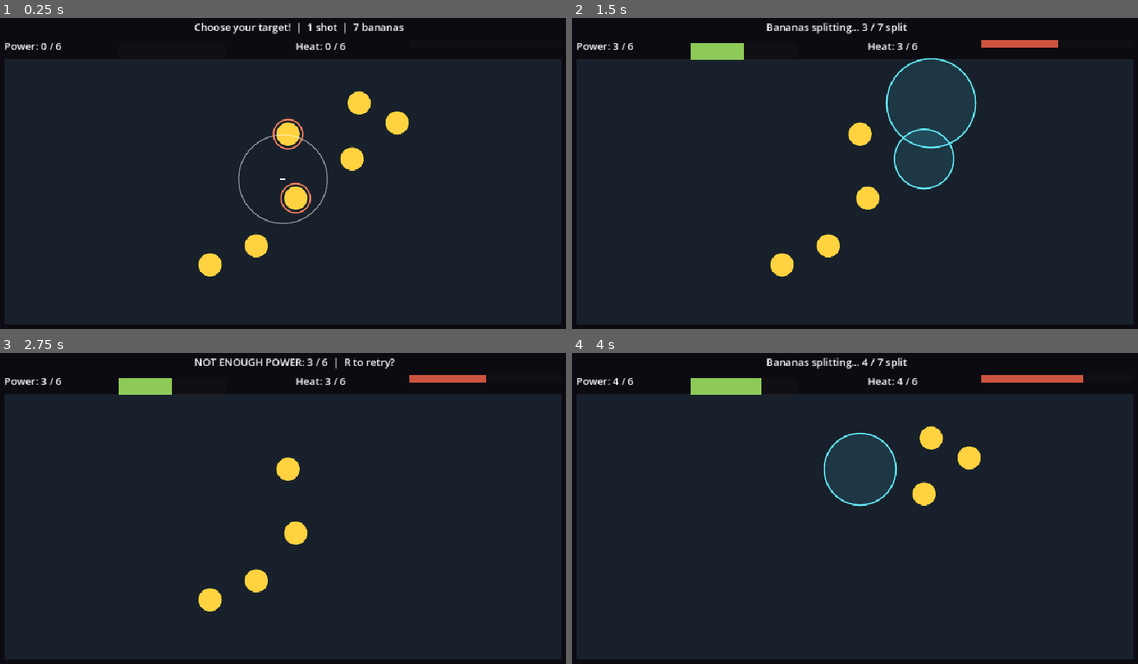
Above: before the commit, frames 1-4 (two rows, left to right).
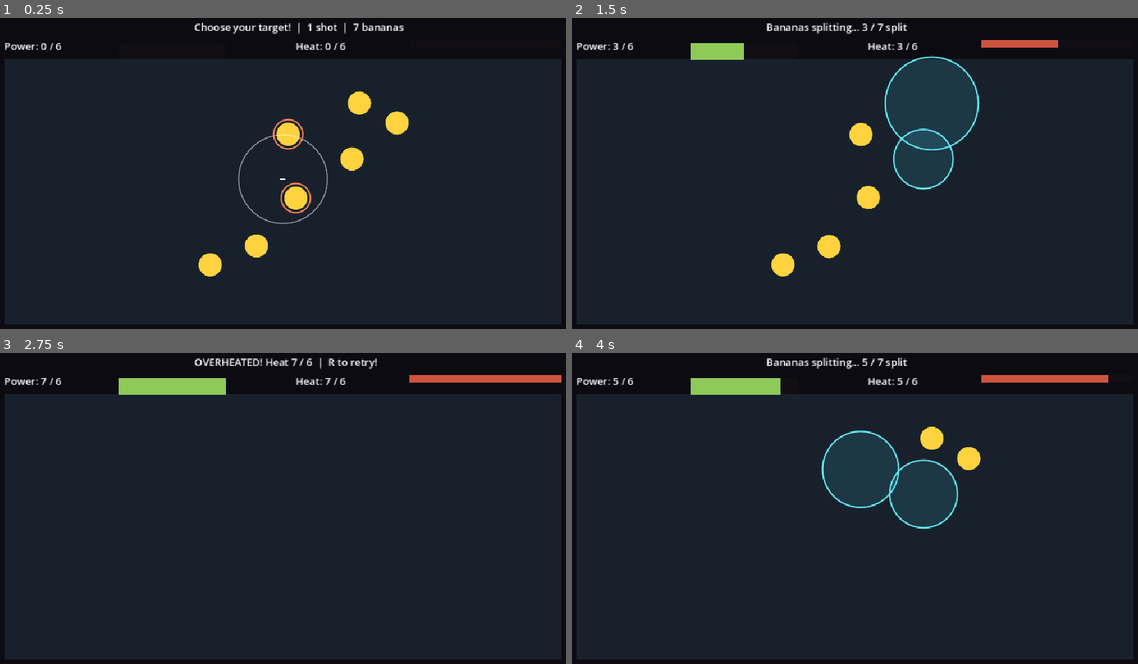
Above: after the commit, the same moments.

Repository: UnderstoodUseYourUsernameHere/banana-fission
Game: Godot game, scene res://scenes/main.tscn
Two runs of this game, one before a commit and one after it. Both use one fixed random seed, a clock stepped at 60 frames per second and the inputs below.
Inputs (mouse positions are in pixels of both pictures, inside the frame that each line leads up to):
- Up to frame 1 (0.25 s): no input
- Up to frame 2 (1.5 s): tap Enter at 0.5 s; move the mouse to (990, 161) at 0.52 s; press the mouse at (990, 161) at 0.53 s; hold Right 0.53-1.28 s; move the mouse to (730, 195) at 1.27 s; release the mouse at (730, 195) at 1.28 s; hold Down from 1.28 s (still down); tap Alt at 1.35 s
- Up to frame 3 (2.75 s): move the mouse to (345, 440) at 2.02 s; release Down at 2.03 s; hold Right from 2.03 s (still down); tap Shift at 2.1 s
- Up to frame 4 (4 s): tap R (restart) at 2.75 s; move the mouse to (826, 583) at 2.77 s; release Right at 2.78 s; hold Up 2.78-3.53 s; click (826, 583) at 2.85 s; move the mouse to (1036, 564) at 3.52 s; hold Left from 3.53 s (still down); tap Alt at 3.6 s

The runs differ from the first frame. In frame 1, 0.2% of the frame differs, in the area x 35-73%, y 23-83%; in frame 2, 1.0%; in frame 3, 2.5%; in frame 4, 3.0%, in the area x 6-95%, y 1-57%.

Commit message:
feat: bananas now move/drift around the reactor, and can bounce off walls

Diff:
--- a/scenes/main.tscn
+++ b/scenes/main.tscn
@@ -34,32 +34,38 @@
 
 [node name="Banana" parent="Bananas" unique_id=993941136 instance=ExtResource("2_0wfyh")]
 position = Vector2(500, 300)
-power_yield = null
-heat_yield = null
+drift_speed = 14.0
+start_angle_degrees = 22.0
 
 [node name="Banana2" parent="Bananas" unique_id=1195052591 instance=ExtResource("2_0wfyh")]
 position = Vector2(488, 199)
-power_yield = null
-heat_yield = null
+drift_speed = 100.0
+start_angle_degrees = 65.0
 
 [node name="Banana3" parent="Bananas" unique_id=753059844 instance=ExtResource("2_0wfyh")]
 position = Vector2(600, 150)
-power_yield = null
-heat_yield = null
+drift_speed = 100.0
+start_angle_degrees = 65.0
 
 [node name="Banana4" parent="Bananas" unique_id=985722857 instance=ExtResource("2_0wfyh")]
 position = Vector2(660, 181)
-power_yield = null
-heat_yield = null
+drift_speed = 30.0
+start_angle_degrees = 160.0
 
 [node name="Banana5" parent="Bananas" unique_id=1469265384 instance=ExtResource("2_0wfyh")]
 position = Vector2(589, 238)
+drift_speed = 24.0
+start_angle_degrees = 67.0
 
 [node name="Banana6" parent="Bananas" unique_id=1158204577 instance=ExtResource("2_0wfyh")]
 position = Vector2(438, 375)
+drift_speed = 27.0
+start_angle_degrees = 215.0
 
 [node name="Banana7" parent="Bananas" unique_id=1937469306 instance=ExtResource("2_0wfyh")]
 position = Vector2(365, 405)
+drift_speed = 60.0
+start_angle_degrees = 360.0
 
 [node name="Pulses" type="Node2D" parent="." unique_id=402704835]
 unique_name_in_owner = true
--- a/scripts/banana.gd
+++ b/scripts/banana.gd
@@ -4,9 +4,14 @@
 signal split_occurred(banana: Banana)
 @export_range(10.0, 300.0, 1.0) var reaction_radius: float = 90.0
 var alive: bool = true
+var _velocity: Vector2 = Vector2.ZERO
 
 @export_range(0, 20, 1) var power_yield: int = 1
 @export_range(0, 20, 1) var heat_yield: int = 1
+
+@export_group("BananaMovement")
+@export_range(0.0, 100.0, 1.0) var drift_speed: float = 0.0
+@export_range(0.0, 360.0, 1.0) var start_angle_degrees: float = 0.0
 
 @export_range(4.0, 64.0, 1.0) var hit_radius: float = 18.0:
 	set(value):
@@ -17,6 +22,12 @@
 	set(value):
 		texture = value
 		queue_redraw()
+
+func _ready() -> void:
+	if Engine.is_editor_hint():
+		return
+
+	_velocity = Vector2.RIGHT.rotated(deg_to_rad(start_angle_degrees) * drift_speed)
 
 func _draw() -> void:
 	if texture == null:
@@ -51,3 +62,27 @@
 	alive = false
 	hide()
 	split_occurred.emit(self)
+
+func advance_motion(delta: float, chamber_bounds: Rect2) -> void:
+	if not alive:
+		return
+
+	var next_position: Vector2 = global_position + _velocity * delta
+	var minimum: Vector2 = chamber_bounds.position + Vector2.ONE * hit_radius
+	var maximum: Vector2 = chamber_bounds.end - Vector2.ONE * hit_radius
+
+	if next_position.x < minimum.x:
+		next_position.x = minimum.x
+		_velocity.x = absf(_velocity.x)
+	elif next_position.x > maximum.x:
+		next_position.x = maximum.x
+		_velocity.x = -absf(_velocity.x)
+
+	if next_position.y < minimum.y:
+		next_position.y = minimum.y
+		_velocity.y = absf(_velocity.y)
+	elif next_position.y > maximum.y:
+		next_position.y = maximum.y
+		_velocity.y = -absf(_velocity.y)
+
+	global_position = next_position
--- a/scripts/main.gd
+++ b/scripts/main.gd
@@ -73,6 +73,12 @@
 		return
 
 func _physics_process(delta: float) -> void:
+	if state == RoundState.AIMING or state == RoundState.REACTING:
+		var chamber_bounds: Rect2 = chamber.get_global_rect()
+
+		for banana in bananas:
+			banana.advance_motion(delta, chamber_bounds)
+
 	if state != RoundState.REACTING:
 		return
 
